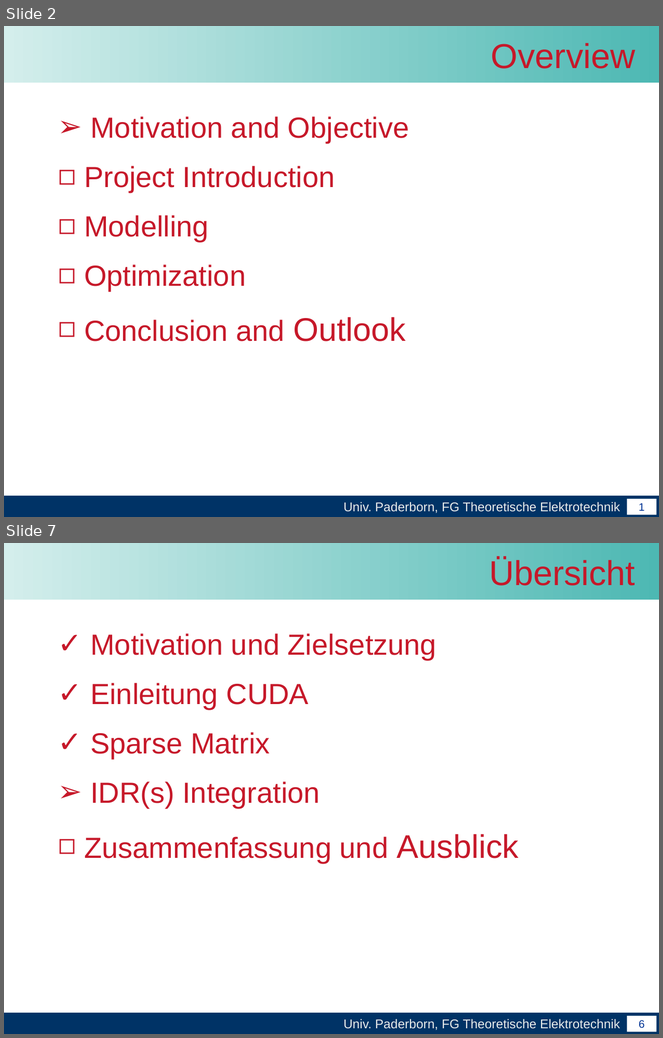
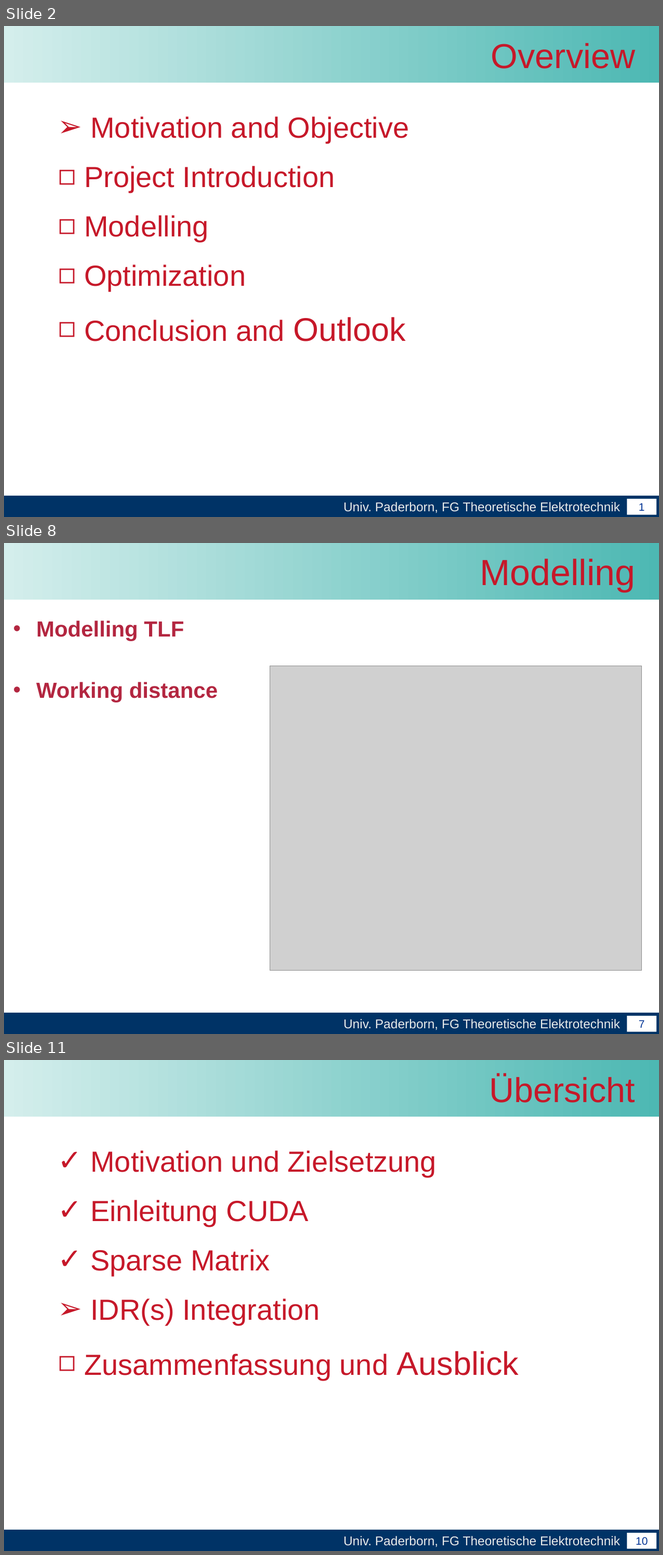
Before and after one commit to leonard117/arbeittet, a slide deck: Master_arbeit/word/Abschlussvortrag der Masterarbeit.pptx. Shown one above the other, each under a label of ours: slides 2 and 7 before the commit, slides 2, 8 and 11 after it; the slides between them are not shown. The pictures are 663x1038 and 663x1555 pixels, drawn with LibreOffice and Linux fonts; fonts in the diff are those of the drawing; grey boxes stand for pictures; background and template pictures are left out. Boxes give left, top, right and bottom in pixels: in the first picture for what was removed or moved away, otherwise in the second. Text is boxed around its words. In the diff, an @@ line names an element or a change of style, - is before the commit and + after.

```diff
--- a/Master_arbeit/word/Abschlussvortrag der Masterarbeit.pptx
+++ b/Master_arbeit/word/Abschlussvortrag der Masterarbeit.pptx
@@ slide 8 added at (4, 543, 659, 1034), background #FFFFFF; not listed: 4 template elements that a slide beside it also shows @@
@@ title added at (480, 559, 635, 592), 40 pt, text #C61829 @@
+Modelling
@@ text added at (36, 620, 218, 703), 24 pt, text #B32640, bold @@
+• Modelling TLF
+• Working distance
@@ picture added at (270, 666, 642, 970) @@
@@ what was slide 7 is now slide 11 @@
@@ page number at (636, 1537, 648, 1546): text changed @@
-6
+10
```
Also in this commit, not shown: 2 slides changed, 5 other slides added, 2 slides removed.
